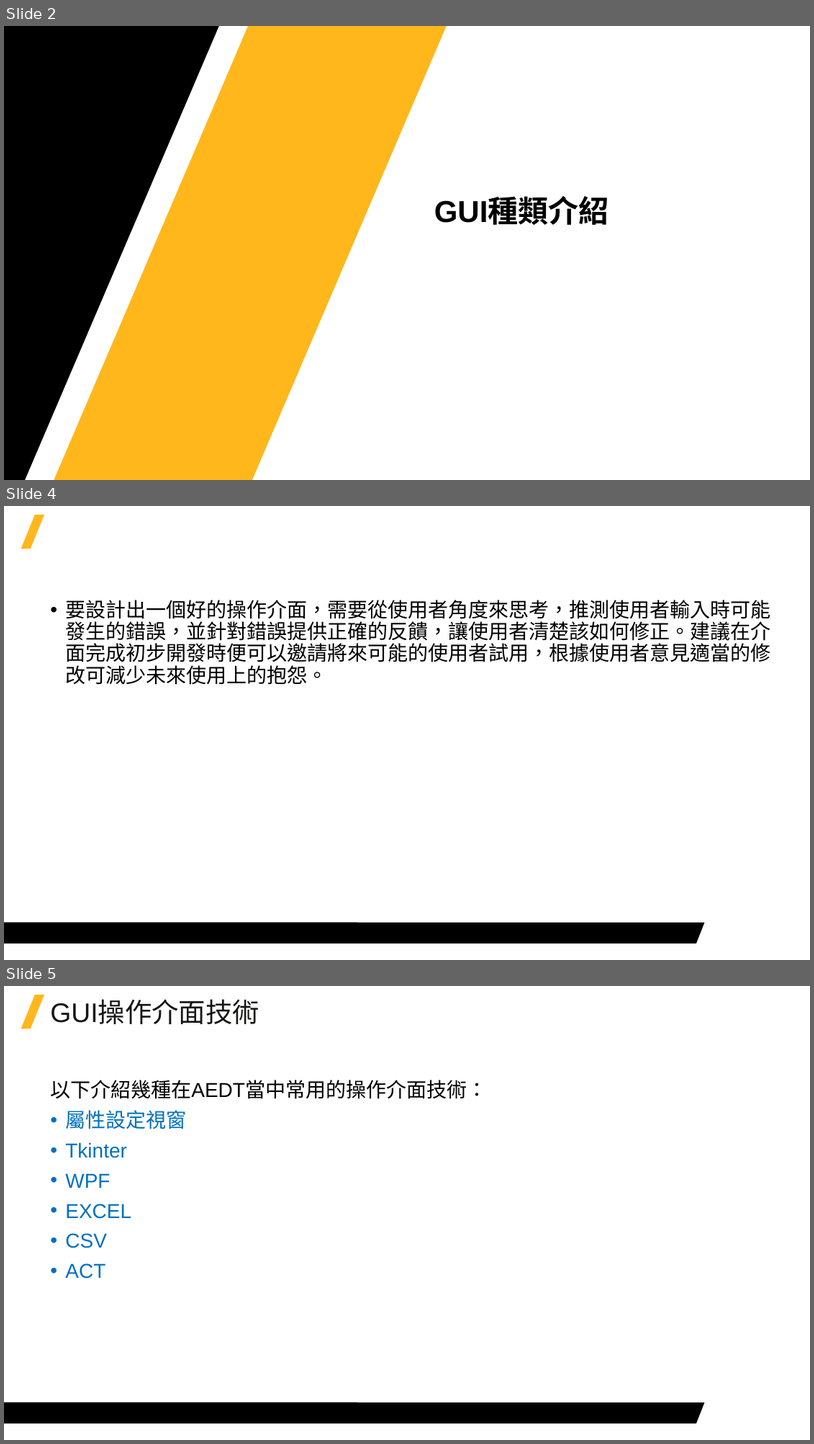
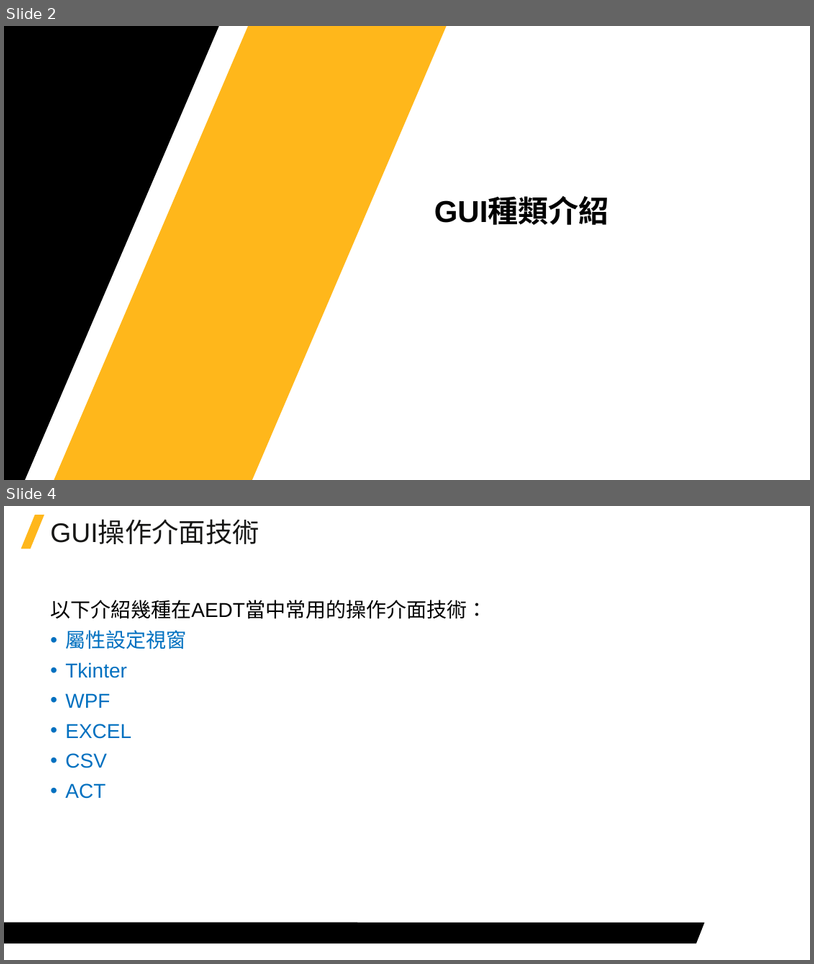
Before and after one commit to Jerrick-cheng/AEDT-Automation-Camp, a slide deck: 上課教材/Week5.pptx. Shown one above the other, each under a label of ours: slides 2, 4 and 5 before the commit, slides 2 and 4 after it; the slides between them are not shown. The pictures are 814x1444 and 814x964 pixels, drawn with LibreOffice and Linux fonts; fonts in the diff are those of the drawing; background and template pictures are left out. Boxes give left, top, right and bottom in pixels: in the first picture for what was removed or moved away, otherwise in the second. Text is boxed around its words. In the diff, an @@ line names an element or a change of style, - is before the commit and + after.

```diff
--- a/上課教材/Week5.pptx
+++ b/上課教材/Week5.pptx
@@ slide 4 removed at [4, 506, 810, 960], background #FFFFFF; not listed: 2 template elements that a slide beside it also shows @@
@@ text removed at [65, 600, 771, 685] @@
-• 要設計出一個好的操作介面，需要從使用者角度來思考，推測使用者輸入時可能發生的錯誤，並針對錯誤提供正確的反饋，讓使用者清楚該如何修正。建議在介面完成初步開發時便可以邀請將來可能的使用者試用，根據使用者意見適當的修改可減少未來使用上的抱怨。
@@ what was slide 5 is now slide 4 @@
```
Also in this commit, not shown: 7 slides changed, 2 slides added, 1 other file.
